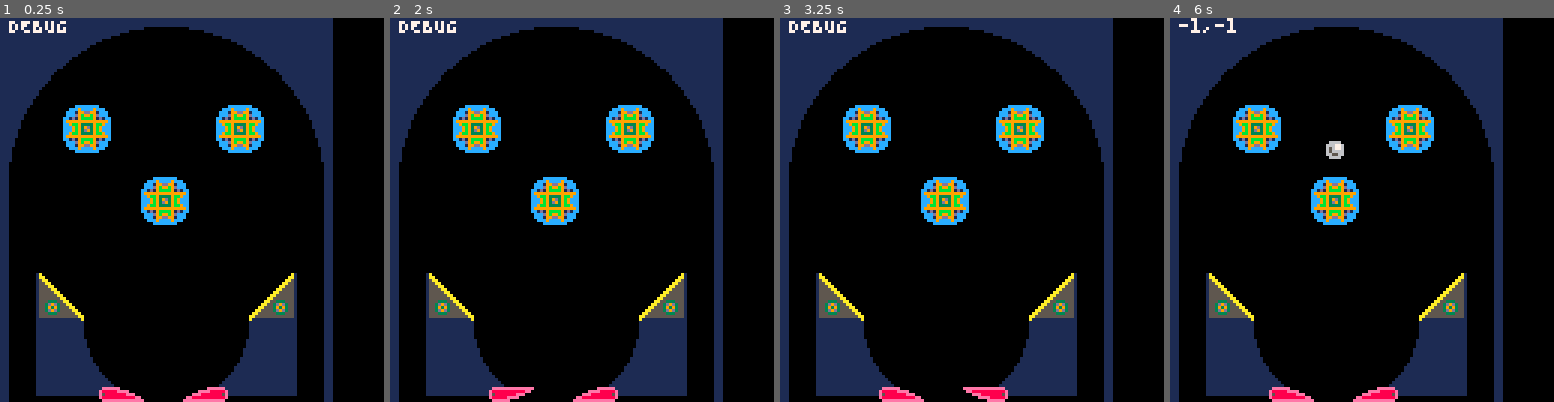
Above: before the commit, frames 1-4 (left to right).
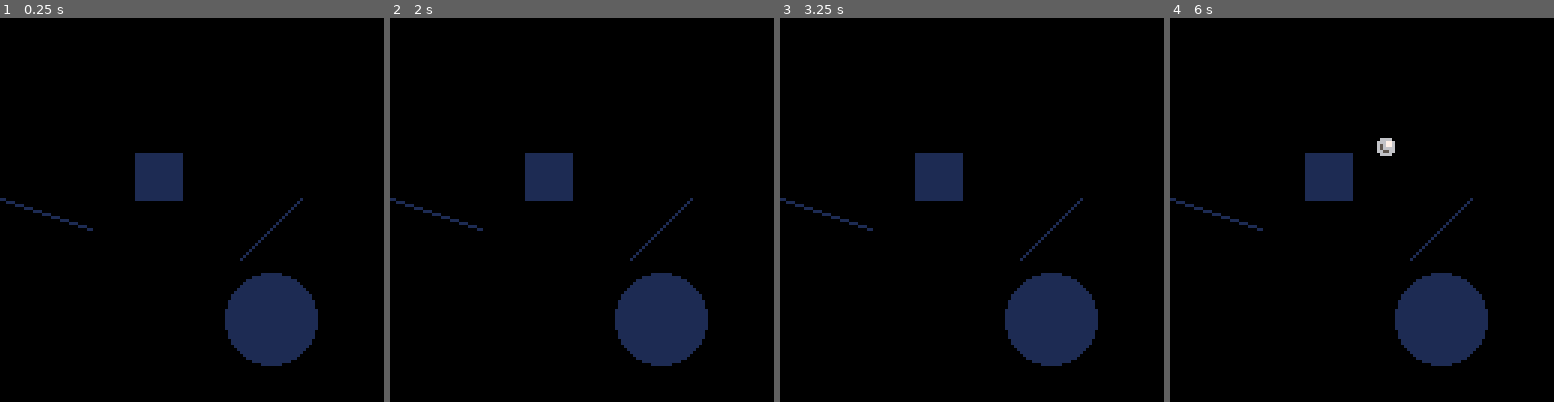
Above: after the commit, the same moments.

Repository: mpclemens/pico-8
Game: PICO-8 cartridge pinphys/pinphys.p8
Same seed, same stepped clock (60 frames per second), same inputs: the game is played once before the commit and once after it.
Inputs:
- Up to frame 1 (0.25 s): no input
- Up to frame 2 (2 s): tap O (Z key) at 0.33, 0.7, 1.43 s; tap X (X key) at 1.07 s; hold Left from 1.97 s (still down)
- Up to frame 3 (3.25 s): tap X (X key) every 0.33 s from 2.07 to 3.07 s; tap O (Z key) at 2.22, 3.1 s; release Left at 2.37 s; hold Down 2.42-2.82 s; hold Right from 2.87 s (still down)
- Up to frame 4 (6 s): tap X (X key) every 0.33 s from 3.4 to 5.73 s; release Right at 3.53 s; hold Up 3.58-4.08 s; tap O (Z key) at 3.98, 4.87, 5.75 s; hold Right 4.13-4.53 s; hold Down 4.58-5.08 s; hold Left 5.13-5.8 s; hold Up from 5.85 s (still down)

The runs differ from the first frame. In frame 1, 28% of the frame differs, in the area x 0-87%, y 0-100%; in frame 2, 28%; in frame 3, 28%; in frame 4, 29%.

Commit message:
Worked out bounce physics on the side

Diff:
--- a/pinphys/pinphys.lua
+++ b/pinphys/pinphys.lua
@@ -109,7 +109,6 @@
   print(g.msg, g.cur.x, g.cur.y, 7)
   -- cursor(g.curs.x, c.curs.y, 7)
 
-
   --
   for f in all(g.lfs) do
     draw_f(f)
@@ -279,19 +278,111 @@
   -- line(b.x + b.w / 2, b.y + b.h / 2, b.x + b.w / 2 + b.vx * 2, b.y + b.h / 2 + b.vy * 2, 10) -- xxx
 end
 
+function draw_g(g)
+  -- draw the game board and components
+  cls(g.bc)
+  rectfill(45, 45, 60, 60, g.wc)
+  circfill(90, 100, 15, g.wc)
+  line(0, 60, 30, 70, g.wc)
+  line(80, 80, 100, 60, g.wc)
+
+  --
+  for b in all(g.bs) do
+    draw_b(b)
+  end
+
+end
+
+function update_g(g)
+  -- move any existing balls
+  for b in all(g.bs) do
+    if b.live then
+      update_b(b)
+    else
+      del(g.bs, b)
+    end
+  end
+
+  -- reset button
+  if (btnp(4)) then
+    sfx(0)
+    init_g(g)
+  end
+
+  -- nudge controls
+  if (btnp(5)) then
+    for b in all(g.bs) do
+      if b.live then
+        nudge_b(b)
+      end
+    end
+  end
+
+  -- add-a-ball
+  if (btnp(2)) then
+    if (#g.bs < 5) then
+      sfx(3)
+      local b
+      b = new_b(64, 32)
+      b.vx = rnd(g.mvx + 1) - g.mvx / 2
+      b.vy = rnd(g.mvy + 1) - g.mvy / 2
+
+      add_o(g, b)
+    else
+      sfx(2)
+    end
+  end
+
+  -- remove-a-ball
+  if (btnp(3)) then
+    if (#g.bs > 1) then
+      del(g.bs, g.bs[1])
+      sfx(4)
+    else
+      sfx(2)
+    end
+  end
+
+end
+
 function update_b(b)
   local g = b.g
-
-  bump_b(b)
 
   -- center of the ball
   local cx = b.x + b.w / 2
   local cy = b.y + b.h / 2
-
-  -- ball is out of bounds
-  if b.x < g.x or b.x + b.w > g.x + g.w or b.y < g.y or b.y + b.h > g.y + g.h then
-    b.live = false
-    return
+  local touched = false -- is ball touching something?
+  local bx = flr(b.x)
+  local by = flr(b.y)
+
+  -- top and bottom, including outer corners
+  x = bx
+  while not touched and x <= bx + b.w do
+    y = by
+    while not touched and y <= by + b.h do
+      c = pget(x, y)
+      if c ~= b.g.bc then
+        b.ci = {["x"] = x, ["y"] = y, ["c"] = c}
+        touched = true
+      end
+      y = y + b.h
+    end
+    x = x + 1
+  end
+
+  -- sides, no outer corners
+  x = bx
+  while not touched and x <= bx + b.w do
+    y = by + 1
+    while not touched and y <= by + b.h - 1 do
+      c = pget(x, y)
+      if c ~= b.g.bc then
+        b.ci = {["x"] = x, ["y"] = y, ["c"] = c}
+        touched = true
+      end
+      y = y + 1
+    end
+    x = x + b.w
   end
 
   -- friction!
@@ -301,67 +392,22 @@
   -- gravity!
   b.vy = b.vy + 0.3
 
+  if touched then
+    -- if another object was touched, let it update itself
+    local o = find_o(b.g, b.ci.x, b.ci.y)
+    if o then o.b = b end
+
+    -- bounce opposite the touched pixel, relative to the ball center
+    b.vx = b.vx + (cx - b.ci.x)
+    b.vy = b.vy + (cy - b.ci.y)
+  end
   -- cap the magnitudes of the movement vectors
   b.vx = mid(-g.mvx, b.vx, g.mvy)
   b.vy = mid(-g.mvy, b.vy, g.mvy)
 
-  b.x = b.x + b.vx
-  b.y = b.y + b.vy
-
-end
-
-function bump_b(b)
-  -- check the empty pixels around the ball for a non-background color
-
-  local bumped = false
-  local c
-
-  local bx = flr(b.x)
-  local by = flr(b.y)
-
-  -- done as while loops to allow fast breakout when a collision is found
-
-  -- top and bottom, including outer corners
-  x = bx
-  while not bumped and x <= bx + b.w do
-    y = by
-    while not bumped and y <= by + b.h do
-      c = pget(x, y)
-      if c ~= b.g.bc then
-        b.ci = {["x"] = x, ["y"] = y, ["c"] = c}
-        bumped = true
-      end
-      y = y + b.h
-    end
-    x = x + 1
-  end
-
-  -- sides, no outer corners
-  x = bx
-  while not bumped and x <= bx + b.w do
-    y = by + 1
-    while not bumped and y <= by + b.h - 1 do
-      c = pget(x, y)
-      if c ~= b.g.bc then
-        b.ci = {["x"] = x, ["y"] = y, ["c"] = c}
-        bumped = true
-      end
-      y = y + 1
-    end
-    x = x + b.w
-  end
-
-  if bumped then
-    local o = find_o(b.g, b.ci.x, b.ci.y)
-    local cf = 0.25 -- collision factor
-    if o then
-      o.b = b -- tell the bumped object who bumped it
-      b.g.msg = sgn((bx + b.w / 2) - b.ci.x)..","..sgn((by + b.h / 2) - b.ci.y)
-    end
-    -- bounce opposite the bumped pixel, relative to the ball center
-    b.vx = b.vx * sgn((bx + b.w / 2) - b.ci.x)
-    b.vy = b.vy * sgn((by + b.h / 2) - b.ci.y)
-  end
+  b.x = (b.x + b.vx) % 128
+  b.y = (b.y + b.vy) % 128
+
 end
 
 function nudge_b(b)
